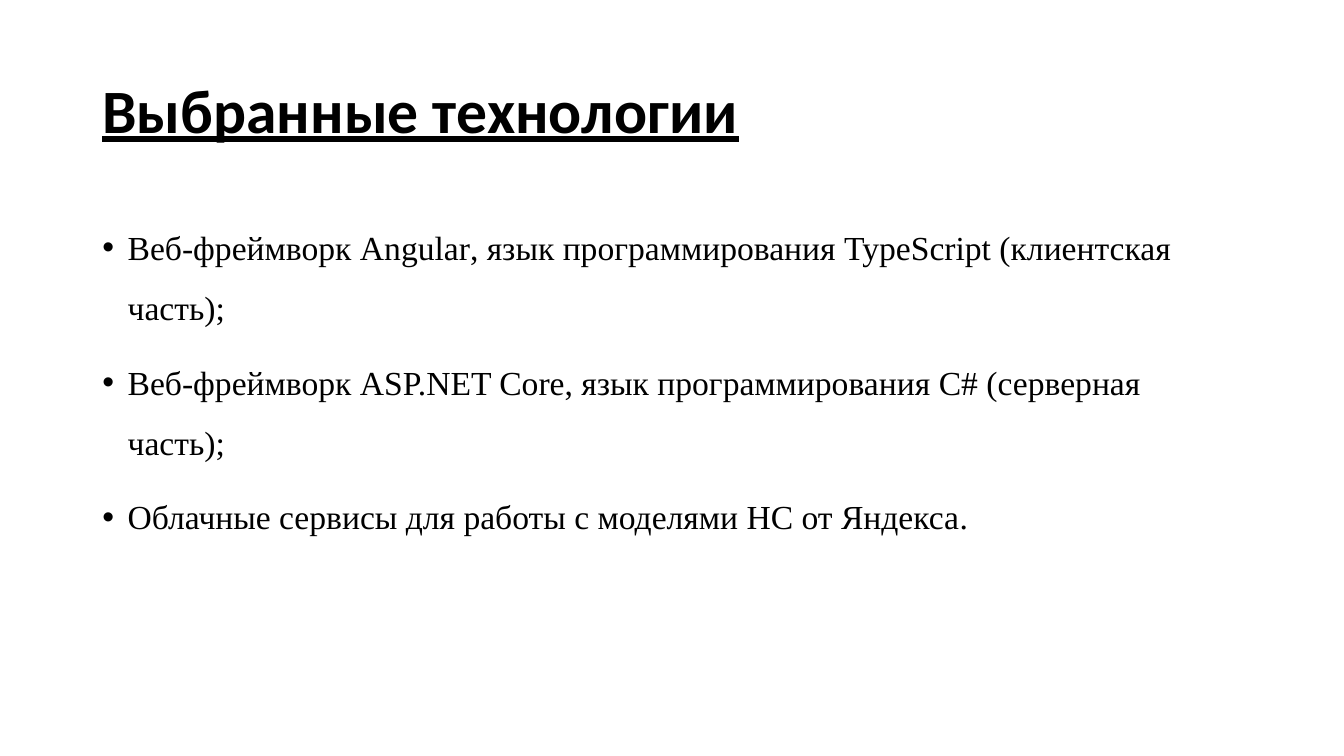
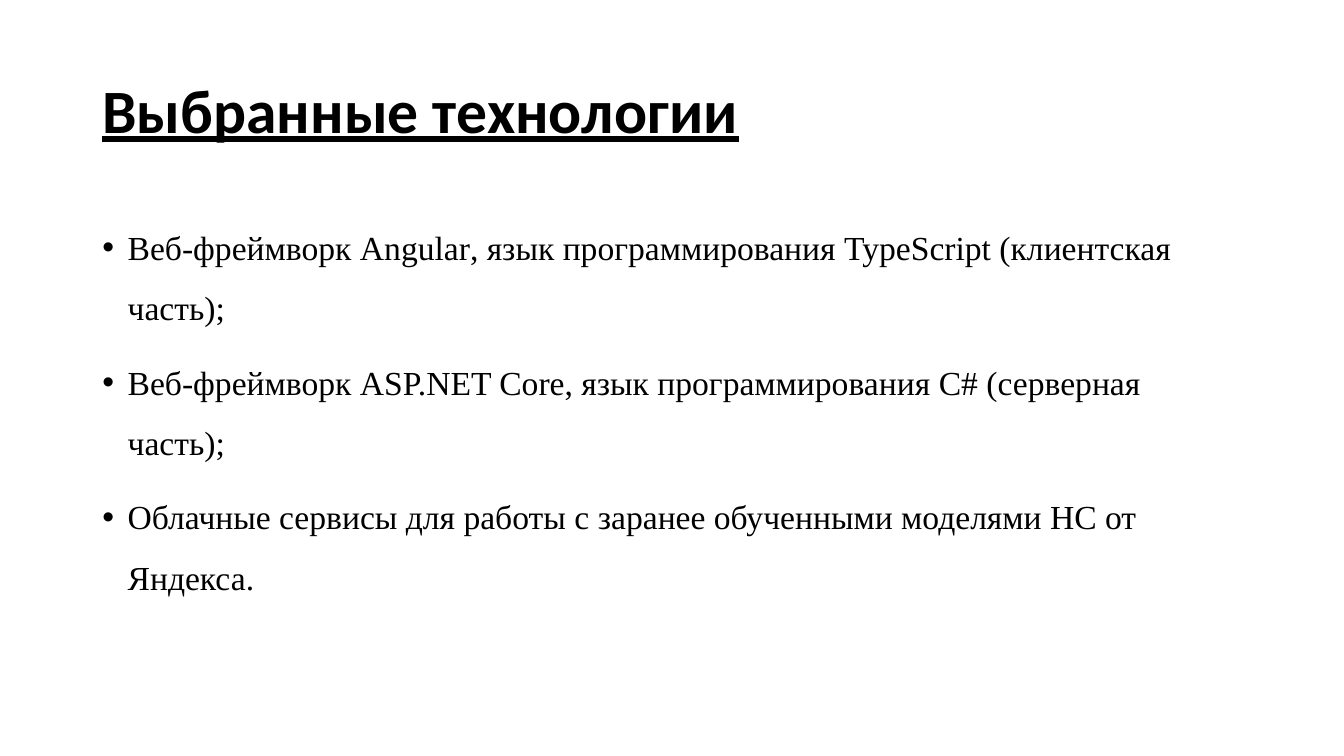
Before and after one commit to an-nguen/UlstuGradWork, a slide deck: slide 5 of docs/Презентация.pptx. Drawn at 1344x756 pixels with LibreOffice and Linux fonts; fonts in the diff are those of the drawing. Boxes give left, top, right and bottom in pixels: in the first picture for what was removed or moved away, otherwise in the second. Text is boxed around its words. In the diff, an @@ line names an element or a change of style, - is before the commit and + after.

```diff
--- a/docs/Презентация.pptx
+++ b/docs/Презентация.pptx
@@ text at bbox=[128, 505, 1136, 597]: text changed @@
-• Облачные сервисы для работы с моделями НС от Яндекса.
+• Облачные сервисы для работы с заранее обученными моделями НС от Яндекса.
```
Also in this commit, not shown: 2 slides added, 4 other files.
